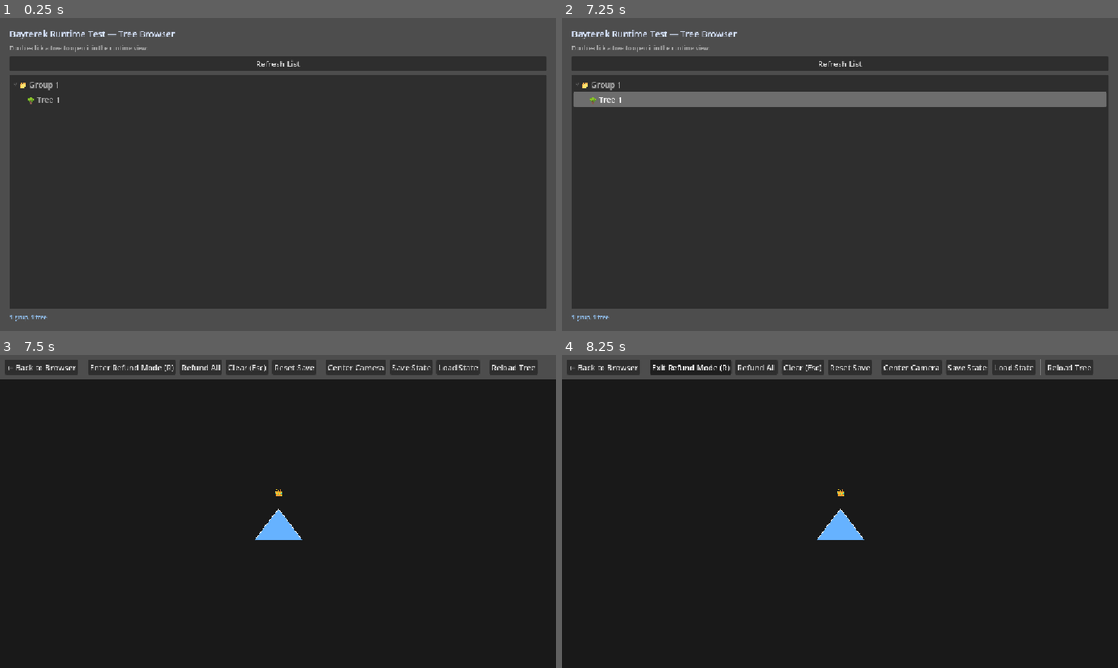
Above: before the commit, frames 1-4 (two rows, left to right).
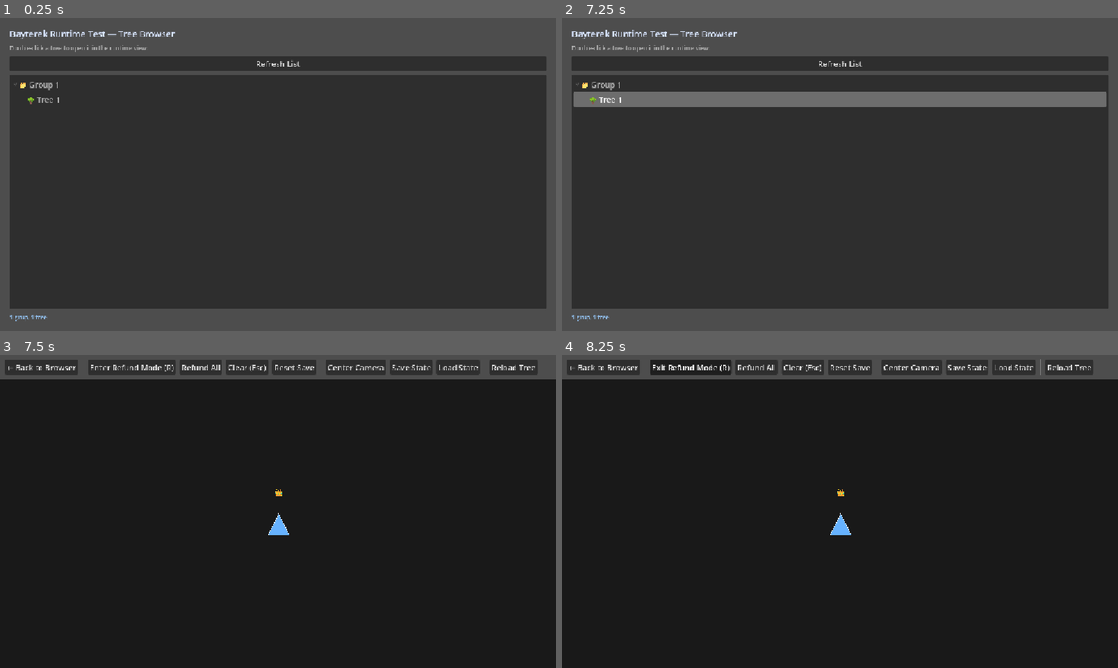
Above: after the commit, the same moments.

Repository: MuhammedTurkmen/Godot-Node-Tree-Editor
Game: Godot game, scene res://debug/scenes/test.tscn
Two runs of this game, one before a commit and one after it. Both use one fixed random seed, a clock stepped at 60 frames per second and the inputs below.
Inputs (mouse positions are in pixels of both pictures, inside the frame that each line leads up to):
- Up to frame 1 (0.25 s): no input
- Up to frame 2 (7.25 s): click "Refresh List" at 0.5 s; tap A every 0.75 s from 1.25 to 5 s; move the mouse to (812, 237) at 1.27 s; hold Up 1.28-2 s; tap Z at 1.35 s; click (812, 237) at 1.42 s; drag from (1006, 221) to (812, 237) at 2.02 s; move the mouse to (673, 127) at 2.77 s; hold S 2.78-3.5 s; tap C at 2.85 s; drag from (867, 174) to (673, 127) at 3.52 s; move the mouse to (756, 96) at 4.27 s; hold S 4.28-5 s; hold Ctrl 4.28-5 s; drag from (962, 158) to (756, 96) at 5.02 s; move the mouse to (728, 190) at 5.77 s; hold Up 5.78-6.5 s; hold Shift 5.78-6.5 s; click (728, 190) at 5.92 s; drag from (895, 105) to (728, 190) at 6.52 s
- Up to frame 3 (7.5 s): move the mouse to (250, 574) at 7.27 s; hold D from 7.28 s (still down); tap Keypad Enter at 7.35 s
- Up to frame 4 (8.25 s): release D at 8 s; click "Enter Refund Mode (R)" at 8 s

Frames 1-2 are identical in both runs. In frame 3, 0.3% of the frame differs, in the area x 45-55%, y 49-60%; in frame 4, 0.3%.

Commit message:
unnecessery prints removed

Diff:
--- a/data/bayterek/designs/new_design.tres
+++ b/data/bayterek/designs/new_design.tres
@@ -7,7 +7,7 @@
 
 [sub_resource type="Resource" id="Resource_a6nu6"]
 script = ExtResource("3_paddw")
-size = Vector2(100, 65)
+size = Vector2(45, 45)
 
 [sub_resource type="Resource" id="Resource_3ujw7"]
 script = ExtResource("2_3ujw7")
Not shown, changed: addons/bayterek/scripts/editor/bayterek_browser.gd
Not shown, changed: addons/bayterek/scripts/editor/bayterek_main_screen.gd
Not shown, changed: addons/bayterek/scripts/editor/bayterek_node_editor_screen.gd
Not shown, changed: addons/bayterek/scripts/editor/ui/bayterek_layer_preview.gd
